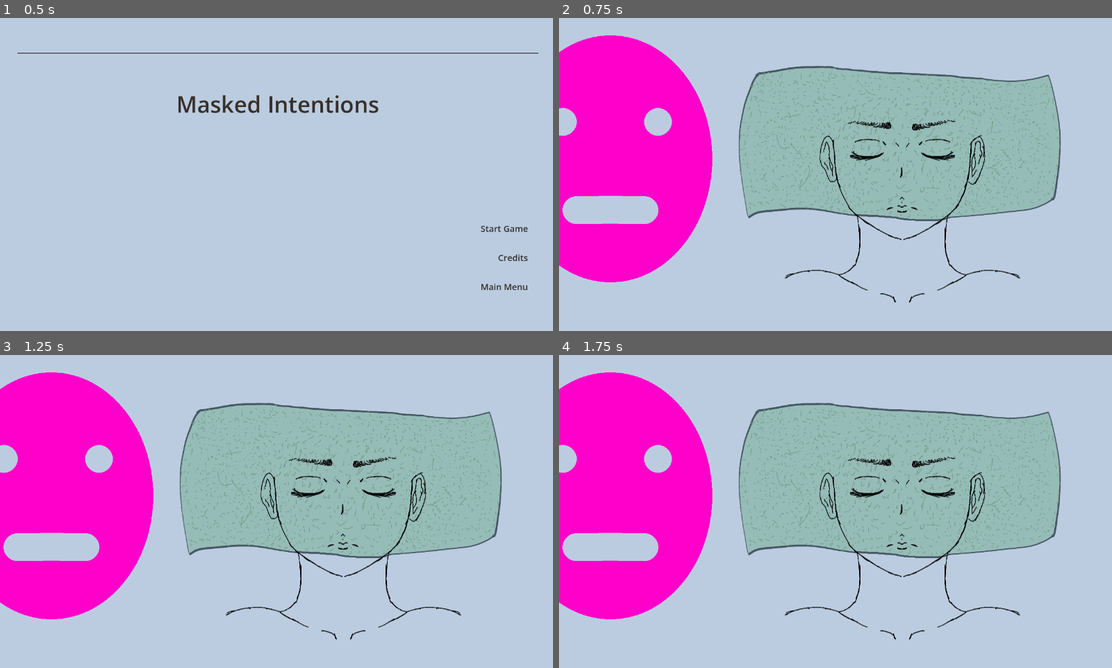
Above: before the commit, frames 1-4 (two rows, left to right).
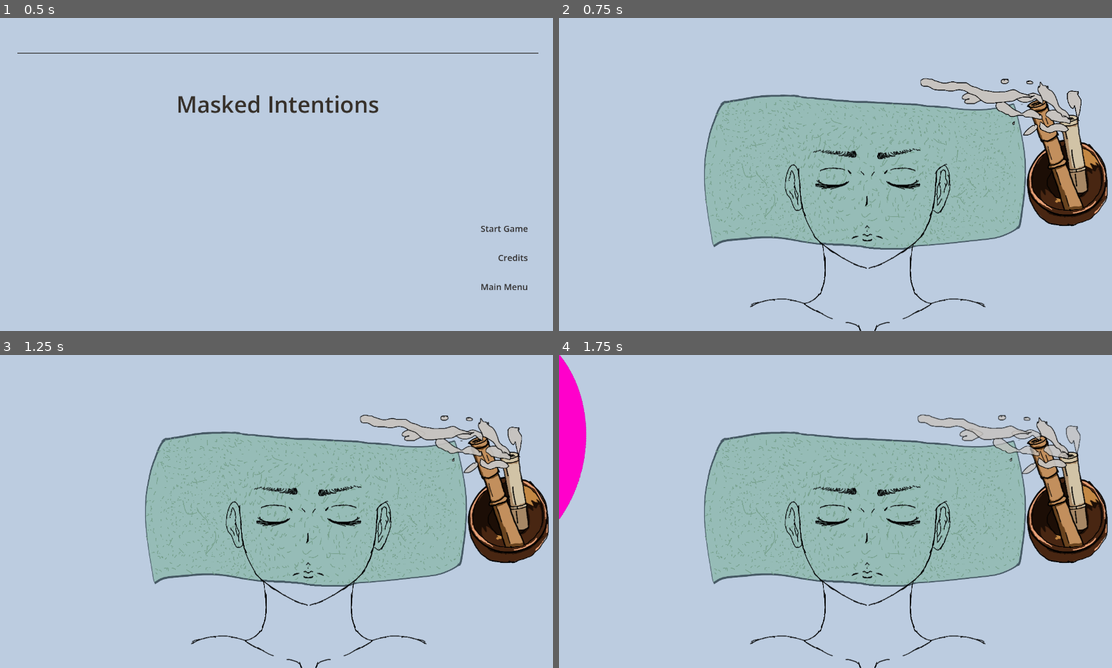
Above: after the commit, the same moments.

Repository: ericdsw/GameJam2026
Game: Godot game, scene res://Game.tscn
The game is run twice, just before and just after one commit, with the same random seed, the same clock (stepped at 60 frames per second) and the same inputs.
Inputs (mouse positions are in pixels of both pictures, inside the frame that each line leads up to):
- Up to frame 1 (0.5 s): no input
- Up to frame 2 (0.75 s): tap Enter at 0.5 s; drag from (1001, 227) to (890, 105) at 0.52 s
- Up to frame 3 (1.25 s): no input
- Up to frame 4 (1.75 s): click (608, 495) at 1.27 s

Frame 1 is identical in both runs. In frame 2, 38% of the frame differs, in the area x 0-100%, y 5-100%; in frame 3, 38%; in frame 4, 37%.

Commit message:
Added incense, updated some properties of the mask scene

Diff:
--- a/Objects/Mask/Mask.gd
+++ b/Objects/Mask/Mask.gd
@@ -1,5 +1,12 @@
 class_name Mask
 extends Node2D
+
+
+@export var shadow_texture_rect: TextureRect
+@export var mask_texture_button: TextureButton
+
+
+var draggable := false
 
 
 var _dragging := false
@@ -7,27 +14,49 @@
 var _initial_drag_self_pos := Vector2.ZERO
 
 
-func _on_sprite_2d_gui_input(event: InputEvent) -> void:
-	if event is InputEventMouseButton:
-		if event.button_index == MOUSE_BUTTON_LEFT and !_dragging and event.is_pressed():
-			_dragging = true
-			_initial_drag_position = get_global_mouse_position()
-			_initial_drag_self_pos = global_position
-		elif event.button_index == MOUSE_BUTTON_LEFT and _dragging and !event.is_pressed():
-			_dragging = false
-	elif event is InputEventMouseMotion:
-		if _dragging:
-			var _movement_vector := get_global_mouse_position() - _initial_drag_position
-			global_position = _initial_drag_self_pos + _movement_vector
+var _size_tween : Tween = null
+var _mask_initial_position := Vector2.ZERO
+
+
+signal dropped()
+
+
+func _ready() -> void:
+	_mask_initial_position = shadow_texture_rect.position
+
+
+func _process(_delta: float) -> void:
+	if _dragging:
+		var _movement_vector := get_global_mouse_position() - _initial_drag_position
+		global_position = _initial_drag_self_pos + _movement_vector
 
 
 func _on_sprite_2d_button_down() -> void:
-	_dragging = true
-	_initial_drag_position = get_global_mouse_position()
-	_initial_drag_self_pos = global_position
+	if draggable:
+		_dragging = true
+		_initial_drag_position = get_global_mouse_position()
+		_initial_drag_self_pos = global_position
+		if _size_tween != null:
+			_size_tween.kill()
+		_size_tween = create_tween()
+		_size_tween.tween_property(shadow_texture_rect, "scale", Vector2.ONE * 1.1, 0.1)
+		_size_tween.parallel()\
+				.tween_property(mask_texture_button, "scale", Vector2.ONE * 1.05, 0.1)
+		_size_tween.parallel()\
+				.tween_property(mask_texture_button, "position", _mask_initial_position + Vector2.ONE * 10, 0.1)
 
 
 func _on_sprite_2d_button_up() -> void:
-	_dragging = false
-	_initial_drag_position = Vector2.ZERO
-	_initial_drag_self_pos = Vector2.ZERO
+	if draggable:
+		_dragging = false
+		_initial_drag_position = Vector2.ZERO
+		_initial_drag_self_pos = Vector2.ZERO
+		if _size_tween != null:
+			_size_tween.kill()
+		_size_tween = create_tween()
+		_size_tween.tween_property(shadow_texture_rect, "scale", Vector2.ONE, 0.1)
+		_size_tween.parallel()\
+				.tween_property(mask_texture_button, "scale", Vector2.ONE, 0.1)
+		_size_tween.tween_callback(func(): dropped.emit())
+		_size_tween.parallel()\
+				.tween_property(mask_texture_button, "position", _mask_initial_position, 0.1)
--- a/Objects/Mask/Mask.tscn
+++ b/Objects/Mask/Mask.tscn
@@ -4,14 +4,26 @@
 [ext_resource type="Texture2D" uid="uid://ds4m6ed0n4g6x" path="res://Resources/Images/Face/mask.png" id="2_3kh16"]
 [ext_resource type="BitMap" uid="uid://lf7vi41k8kgl" path="res://mask_click_mask.png" id="3_3kh16"]
 
-[node name="Mask" type="Node2D" unique_id=775272652]
+[node name="Mask" type="Node2D" unique_id=775272652 node_paths=PackedStringArray("shadow_texture_rect", "mask_texture_button")]
 script = ExtResource("1_uxyop")
+shadow_texture_rect = NodePath("MaskSpriteShadow")
+mask_texture_button = NodePath("MaskSprite")
 
-[node name="Sprite2D" type="TextureButton" parent="." unique_id=1015226943]
+[node name="MaskSpriteShadow" type="TextureRect" parent="." unique_id=1415725889]
+modulate = Color(0, 0, 0, 0.6117647)
 offset_left = -244.0
 offset_top = -294.0
 offset_right = 245.0
 offset_bottom = 294.0
+pivot_offset = Vector2(244, 294)
+texture = ExtResource("2_3kh16")
+
+[node name="MaskSprite" type="TextureButton" parent="." unique_id=1015226943]
+offset_left = -244.0
+offset_top = -294.0
+offset_right = 245.0
+offset_bottom = 294.0
+pivot_offset = Vector2(244, 294)
 texture_normal = ExtResource("2_3kh16")
 texture_pressed = ExtResource("2_3kh16")
 texture_hover = ExtResource("2_3kh16")
@@ -19,6 +31,5 @@
 texture_focused = ExtResource("2_3kh16")
 texture_click_mask = ExtResource("3_3kh16")
 
-[connection signal="button_down" from="Sprite2D" to="." method="_on_sprite_2d_button_down"]
-[connection signal="button_up" from="Sprite2D" to="." method="_on_sprite_2d_button_up"]
-[connection signal="gui_input" from="Sprite2D" to="." method="_on_sprite_2d_gui_input"]
+[connection signal="button_down" from="MaskSprite" to="." method="_on_sprite_2d_button_down"]
+[connection signal="button_up" from="MaskSprite" to="." method="_on_sprite_2d_button_up"]
--- /dev/null
+++ b/Objects/Props/Incense/Incense.gd
@@ -0,0 +1,47 @@
+@tool
+class_name Incense
+extends Sprite2D
+
+
+@export var smokes : Array[Smoke]
+@export var regular_smoke_color := Color.WHITE
+@export var mystical_smoke_color := Color.WHITE
+@export var mystical := false:
+	set(new_val):
+		mystical = new_val
+		if mystical:
+			make_mystical(1.0)
+		else:
+			make_normal(1.0)
+
+
+var _color_swap_tween : Tween = null
+
+
+func _ready() -> void:
+	if mystical:
+		make_mystical(0.0)
+	else:
+		make_normal(0.0)
+
+
+func make_normal(duration := 0.0) -> void:
+	if _color_swap_tween != null:
+		_color_swap_tween.kill()
+	_color_swap_tween = create_tween()
+	_color_swap_tween.tween_interval(duration)
+	for smoke in smokes:
+		_color_swap_tween.parallel()\
+				.tween_property(smoke, "smoke_color", regular_smoke_color, duration)
+	_color_swap_tween.parallel().tween_property(self, "self_modulate", Color.WHITE, duration)
+
+
+func make_mystical(duration := 0.0) -> void:
+	if _color_swap_tween != null:
+		_color_swap_tween.kill()
+	_color_swap_tween = create_tween()
+	_color_swap_tween.tween_interval(duration)
+	for smoke in smokes:
+		_color_swap_tween.parallel()\
+				.tween_property(smoke, "smoke_color", mystical_smoke_color, duration)
+	_color_swap_tween.parallel().tween_property(self, "self_modulate", mystical_smoke_color, duration)
--- /dev/null
+++ b/Objects/Props/Incense/Incense.tscn
@@ -0,0 +1,63 @@
+[gd_scene format=3 uid="uid://cgvxhele8ddbe"]
+
+[ext_resource type="Texture2D" uid="uid://1wahj1xmxlsc" path="res://Resources/Images/Elements/incense.png" id="1_eiycp"]
+[ext_resource type="Script" uid="uid://b5ovl38dru1h1" path="res://Objects/Props/Incense/Incense.gd" id="2_r3geb"]
+[ext_resource type="PackedScene" uid="uid://u7fmwrpsxyl7" path="res://Objects/Props/Incense/Smoke/Instances/smoke_1.tscn" id="3_gxh4d"]
+[ext_resource type="PackedScene" uid="uid://v85ioxta361l" path="res://Objects/Props/Incense/Smoke/Instances/smoke_2.tscn" id="4_7e7ug"]
+[ext_resource type="PackedScene" uid="uid://bmyl25gbwahni" path="res://Objects/Props/Incense/Smoke/Instances/smoke_3.tscn" id="5_yh1ud"]
+[ext_resource type="PackedScene" uid="uid://bcakc17odycgx" path="res://Objects/Props/Incense/Smoke/Instances/smoke_4.tscn" id="6_5jm5r"]
+[ext_resource type="PackedScene" uid="uid://bfvjrwji3imws" path="res://Objects/Props/Incense/Smoke/Instances/smoke_5.tscn" id="7_obuuk"]
+[ext_resource type="PackedScene" uid="uid://byh7enudh0e26" path="res://Objects/Props/Incense/Smoke/Instances/smoke_6.tscn" id="8_if6b6"]
+[ext_resource type="PackedScene" uid="uid://bx3blmh86cco2" path="res://Objects/Props/Incense/Smoke/Instances/smoke_7.tscn" id="9_gyjsi"]
+[ext_resource type="PackedScene" uid="uid://ckn1q117a6423" path="res://Objects/Props/Incense/Smoke/Instances/smoke_8.tscn" id="10_xomo1"]
+
+[sub_resource type="AtlasTexture" id="AtlasTexture_r3geb"]
+atlas = ExtResource("1_eiycp")
+region = Rect2(0, 0, 205.11, 334.966)
+
+[node name="Incense" type="Sprite2D" unique_id=768750567 node_paths=PackedStringArray("smokes")]
+texture = SubResource("AtlasTexture_r3geb")
+script = ExtResource("2_r3geb")
+smokes = [NodePath("Smoke_1"), NodePath("Smoke_2"), NodePath("smoke_3"), NodePath("smoke_4"), NodePath("smoke_5"), NodePath("smoke_6"), NodePath("smoke_7"), NodePath("smoke_8")]
+regular_smoke_color = Color(0.7784455, 0.7784455, 0.7784455, 1)
+mystical_smoke_color = Color(0.78335994, 0.51839995, 0.96, 1)
+
+[node name="Smoke_1" parent="." unique_id=542441916 instance=ExtResource("3_gxh4d")]
+position = Vector2(-185, -132)
+smoke_color = Color(0.7784455, 0.7784455, 0.7784455, 1)
+animate_in_editor = true
+
+[node name="Smoke_2" parent="." unique_id=874851961 instance=ExtResource("4_7e7ug")]
+position = Vector2(0, -54)
+smoke_color = Color(0.7784455, 0.7784455, 0.7784455, 1)
+animate_in_editor = true
+
+[node name="smoke_3" parent="." unique_id=1047280089 instance=ExtResource("5_yh1ud")]
+position = Vector2(-56, -90)
+smoke_color = Color(0.7784455, 0.7784455, 0.7784455, 1)
+animate_in_editor = true
+
+[node name="smoke_4" parent="." unique_id=72132108 instance=ExtResource("6_5jm5r")]
+position = Vector2(29, -80)
+smoke_color = Color(0.7784455, 0.7784455, 0.7784455, 1)
+animate_in_editor = true
+
+[node name="smoke_5" parent="." unique_id=1799984719 instance=ExtResource("7_obuuk")]
+position = Vector2(-73, -136)
+smoke_color = Color(0.7784455, 0.7784455, 0.7784455, 1)
+animate_in_editor = true
+
+[node name="smoke_6" parent="." unique_id=103485385 instance=ExtResource("8_if6b6")]
+position = Vector2(8, -71)
+smoke_color = Color(0.7784455, 0.7784455, 0.7784455, 1)
+animate_in_editor = true
+
+[node name="smoke_7" parent="." unique_id=1052656965 instance=ExtResource("9_gyjsi")]
+position = Vector2(-64, -72)
+smoke_color = Color(0.7784455, 0.7784455, 0.7784455, 1)
+animate_in_editor = true
+
+[node name="smoke_8" parent="." unique_id=1181885362 instance=ExtResource("10_xomo1")]
+position = Vector2(7, -81)
+smoke_color = Color(0.7784455, 0.7784455, 0.7784455, 1)
+animate_in_editor = true
--- /dev/null
+++ b/Objects/Props/Incense/Smoke/Instances/smoke_1.tscn
@@ -0,0 +1,14 @@
+[gd_scene format=3 uid="uid://u7fmwrpsxyl7"]
+
+[ext_resource type="PackedScene" uid="uid://befc3jb3p45ck" path="res://Objects/Props/Incense/Smoke/Smoke.tscn" id="1_stt4y"]
+
+[node name="Smoke_1" unique_id=542441916 instance=ExtResource("1_stt4y")]
+animate_in_editor = false
+
+[node name="Smoke" parent="." index="0" unique_id=301029908]
+self_modulate = Color(1, 1, 1, 1)
+position = Vector2(0, 0)
+offset = Vector2(-66, -30)
+
+[node name="ApparentMotion" parent="." index="1" unique_id=843744320]
+target_position = Vector2(-77, -9)
--- /dev/null
+++ b/Objects/Props/Incense/Smoke/Instances/smoke_2.tscn
@@ -0,0 +1,19 @@
+[gd_scene format=3 uid="uid://v85ioxta361l"]
+
+[ext_resource type="PackedScene" uid="uid://befc3jb3p45ck" path="res://Objects/Props/Incense/Smoke/Smoke.tscn" id="1_o5gta"]
+[ext_resource type="Texture2D" uid="uid://1wahj1xmxlsc" path="res://Resources/Images/Elements/incense.png" id="2_0hof6"]
+
+[sub_resource type="AtlasTexture" id="AtlasTexture_g00sh"]
+atlas = ExtResource("2_0hof6")
+region = Rect2(336, 42, 71, 37)
+
+[node name="Smoke_2" unique_id=542441916 instance=ExtResource("1_o5gta")]
+
+[node name="Smoke" parent="." index="0" unique_id=301029908]
+texture = SubResource("AtlasTexture_g00sh")
+offset = Vector2(-65, -30)
+flip_h = true
+flip_v = true
+
+[node name="ApparentMotion" parent="." index="1" unique_id=843744320]
+target_position = Vector2(-73, -24)
--- /dev/null
+++ b/Objects/Props/Incense/Smoke/Instances/smoke_3.tscn
@@ -0,0 +1,17 @@
+[gd_scene format=3 uid="uid://bmyl25gbwahni"]
+
+[ext_resource type="PackedScene" uid="uid://befc3jb3p45ck" path="res://Objects/Props/Incense/Smoke/Smoke.tscn" id="1_vpxux"]
+[ext_resource type="Texture2D" uid="uid://1wahj1xmxlsc" path="res://Resources/Images/Elements/incense.png" id="2_x6klt"]
+
+[sub_resource type="AtlasTexture" id="AtlasTexture_nlm2o"]
+atlas = ExtResource("2_x6klt")
+region = Rect2(292, 44, 114, 75)
+
+[node name="smoke_3" unique_id=542441916 instance=ExtResource("1_vpxux")]
+
+[node name="Smoke" parent="." index="0" unique_id=301029908]
+texture = SubResource("AtlasTexture_nlm2o")
+offset = Vector2(-109, -54)
+
+[node name="ApparentMotion" parent="." index="1" unique_id=843744320]
+target_position = Vector2(-91, -32)
--- /dev/null
+++ b/Objects/Props/Incense/Smoke/Instances/smoke_4.tscn
@@ -0,0 +1,17 @@
+[gd_scene format=3 uid="uid://bcakc17odycgx"]
+
+[ext_resource type="PackedScene" uid="uid://befc3jb3p45ck" path="res://Objects/Props/Incense/Smoke/Smoke.tscn" id="1_smkqc"]
+[ext_resource type="Texture2D" uid="uid://1wahj1xmxlsc" path="res://Resources/Images/Elements/incense.png" id="2_yamlx"]
+
+[sub_resource type="AtlasTexture" id="AtlasTexture_m52jg"]
+atlas = ExtResource("2_yamlx")
+region = Rect2(418, 44, 57, 75)
+
+[node name="smoke_4" unique_id=542441916 instance=ExtResource("1_smkqc")]
+
+[node name="Smoke" parent="." index="0" unique_id=301029908]
+texture = SubResource("AtlasTexture_m52jg")
+offset = Vector2(-48, -73)
+
+[node name="ApparentMotion" parent="." index="1" unique_id=843744320]
+target_position = Vector2(-20, -77)
--- /dev/null
+++ b/Objects/Props/Incense/Smoke/Instances/smoke_5.tscn
@@ -0,0 +1,17 @@
+[gd_scene format=3 uid="uid://bfvjrwji3imws"]
+
+[ext_resource type="PackedScene" uid="uid://befc3jb3p45ck" path="res://Objects/Props/Incense/Smoke/Smoke.tscn" id="1_kjdkd"]
+[ext_resource type="Texture2D" uid="uid://1wahj1xmxlsc" path="res://Resources/Images/Elements/incense.png" id="2_qx5d7"]
+
+[sub_resource type="AtlasTexture" id="AtlasTexture_io3el"]
+atlas = ExtResource("2_qx5d7")
+region = Rect2(32, 339, 285, 80)
+
+[node name="smoke_5" unique_id=542441916 instance=ExtResource("1_kjdkd")]
+
+[node name="Smoke" parent="." index="0" unique_id=301029908]
+texture = SubResource("AtlasTexture_io3el")
+offset = Vector2(-279, -60)
+
+[node name="ApparentMotion" parent="." index="1" unique_id=843744320]
+target_position = Vector2(-100, -6)
--- /dev/null
+++ b/Objects/Props/Incense/Smoke/Instances/smoke_6.tscn
@@ -0,0 +1,17 @@
+[gd_scene format=3 uid="uid://byh7enudh0e26"]
+
+[ext_resource type="PackedScene" uid="uid://befc3jb3p45ck" path="res://Objects/Props/Incense/Smoke/Smoke.tscn" id="1_a28o0"]
+[ext_resource type="Texture2D" uid="uid://1wahj1xmxlsc" path="res://Resources/Images/Elements/incense.png" id="2_hwecy"]
+
+[sub_resource type="AtlasTexture" id="AtlasTexture_eooxr"]
+atlas = ExtResource("2_hwecy")
+region = Rect2(184, 426, 65, 46)
+
+[node name="smoke_6" unique_id=542441916 instance=ExtResource("1_a28o0")]
+
+[node name="Smoke" parent="." index="0" unique_id=301029908]
+texture = SubResource("AtlasTexture_eooxr")
+offset = Vector2(-60, -37)
+
+[node name="ApparentMotion" parent="." index="1" unique_id=843744320]
+target_position = Vector2(-71, -35)
--- /dev/null
+++ b/Objects/Props/Incense/Smoke/Instances/smoke_7.tscn
@@ -0,0 +1,17 @@
+[gd_scene format=3 uid="uid://bx3blmh86cco2"]
+
+[ext_resource type="PackedScene" uid="uid://befc3jb3p45ck" path="res://Objects/Props/Incense/Smoke/Smoke.tscn" id="1_l1qa2"]
+[ext_resource type="Texture2D" uid="uid://1wahj1xmxlsc" path="res://Resources/Images/Elements/incense.png" id="2_novfw"]
+
+[sub_resource type="AtlasTexture" id="AtlasTexture_6ywj8"]
+atlas = ExtResource("2_novfw")
+region = Rect2(250, 417, 39, 34)
+
+[node name="smoke_7" unique_id=542441916 instance=ExtResource("1_l1qa2")]
+
+[node name="Smoke" parent="." index="0" unique_id=301029908]
+texture = SubResource("AtlasTexture_6ywj8")
+offset = Vector2(-38, 0)
+
+[node name="ApparentMotion" parent="." index="1" unique_id=843744320]
+target_position = Vector2(-47, 38)
--- /dev/null
+++ b/Objects/Props/Incense/Smoke/Instances/smoke_8.tscn
@@ -0,0 +1,17 @@
+[gd_scene format=3 uid="uid://ckn1q117a6423"]
+
+[ext_resource type="PackedScene" uid="uid://befc3jb3p45ck" path="res://Objects/Props/Incense/Smoke/Smoke.tscn" id="1_frpc8"]
+[ext_resource type="Texture2D" uid="uid://1wahj1xmxlsc" path="res://Resources/Images/Elements/incense.png" id="2_5hnbc"]
+
+[sub_resource type="AtlasTexture" id="AtlasTexture_yyecl"]
+atlas = ExtResource("2_5hnbc")
+region = Rect2(319, 333, 86, 104)
+
+[node name="smoke_8" unique_id=542441916 instance=ExtResource("1_frpc8")]
+
+[node name="Smoke" parent="." index="0" unique_id=301029908]
+texture = SubResource("AtlasTexture_yyecl")
+offset = Vector2(-79, -98)
+
+[node name="ApparentMotion" parent="." index="1" unique_id=843744320]
+target_position = Vector2(-59, -63)
--- /dev/null
+++ b/Objects/Props/Incense/Smoke/Smoke.gd
@@ -0,0 +1,84 @@
+@tool
+class_name Smoke
+extends Node2D
+
+
+@export var smoke_sprite: Sprite2D
+@export var apparent_motion_raycast: RayCast2D
+@export var smoke_color := Color.WHITE:
+	set(new_val):
+		smoke_color = new_val
+		_sync_smoke_color.call_deferred()
+@export var animate_in_editor := false:
+	set(new_val):
+		animate_in_editor = new_val
+		_sync_animate_in_editor.call_deferred()
+
+
+var _visibility_tween : Tween = null
+var _initial_position := Vector2.ZERO
+
+
+func _ready() -> void:
+
+	_sync_smoke_color()
+
+	smoke_sprite.self_modulate.a = 0.0
+	_initial_position = Vector2.ZERO
+	if !Engine.is_editor_hint() or animate_in_editor:
+		_start()
+	else:
+		if _visibility_tween != null:
+			_visibility_tween.kill()
+		smoke_sprite.self_modulate.a = 1.0
+		smoke_sprite.position = _initial_position
+
+
+func _sync_animate_in_editor() -> void:
+	if animate_in_editor and Engine.is_editor_hint():
+		_start()
+	else:
+		if _visibility_tween != null:
+			_visibility_tween.kill()
+		smoke_sprite.self_modulate.a = 1.0
+		smoke_sprite.position = _initial_position
+
+
+func _start() -> void:
+	await create_tween().tween_interval(randf_range(0.0, 0.5)).finished
+	_phase_in_out()
+
+
+func _sync_smoke_color() -> void:
+	smoke_sprite.modulate = smoke_color
+
+
+func _phase_in_out() -> void:
+
+	if _visibility_tween != null:
+		_visibility_tween.kill()
+
+	smoke_sprite.position = _initial_position
+	reset_physics_interpolation()
+
+	var _random_duration := randf_range(0.9, 2.0)
+	var _max_modulate := randf_range(0.5, 1.0)
+	var _stay_duration := randf_range(0.3, 0.8)
+	var _hidden_duration := randf_range(0.2, 0.6)
+
+	var _movement_duration := _random_duration * 2.0 + _stay_duration
+	var _motion := apparent_motion_raycast.target_position.normalized().rotated(randf_range(-PI / 8.0, PI / 8.0))
+	var _final_pos : Vector2 = smoke_sprite.position + _motion * randf_range(12.0, 24.0)
+
+	_visibility_tween = create_tween()
+	_visibility_tween.set_loops()
+
+	_visibility_tween.tween_property(smoke_sprite, "self_modulate:a", _max_modulate, _random_duration)\
+			.set_trans(Tween.TRANS_SINE)\
+			.set_ease(Tween.EASE_IN)
+	_visibility_tween.parallel()\
+			.tween_property(smoke_sprite, "position", _final_pos, _movement_duration)\
+			.from(_initial_position)
+	_visibility_tween.parallel().tween_property(smoke_sprite, "self_modulate:a", 0.0, _random_duration)\
+			.set_delay(_random_duration + _stay_duration)
+	_visibility_tween.parallel().tween_interval(_hidden_duration + _random_duration + _stay_duration)
--- /dev/null
+++ b/Objects/Props/Incense/Smoke/Smoke.tscn
@@ -0,0 +1,21 @@
+[gd_scene format=3 uid="uid://befc3jb3p45ck"]
+
+[ext_resource type="Script" uid="uid://wvdj8cc0se3y" path="res://Objects/Props/Incense/Smoke/Smoke.gd" id="1_gph8t"]
+[ext_resource type="Texture2D" uid="uid://1wahj1xmxlsc" path="res://Resources/Images/Elements/incense.png" id="1_yxn2r"]
+
+[sub_resource type="AtlasTexture" id="AtlasTexture_nnmei"]
+atlas = ExtResource("1_yxn2r")
+region = Rect2(217.5, 40.240005, 69.04599, 65.004)
+
+[node name="Smoke" type="Node2D" unique_id=542441916 node_paths=PackedStringArray("smoke_sprite", "apparent_motion_raycast")]
+self_modulate = Color(1, 1, 1, 0)
+script = ExtResource("1_gph8t")
+smoke_sprite = NodePath("Smoke")
+apparent_motion_raycast = NodePath("ApparentMotion")
+
+[node name="Smoke" type="Sprite2D" parent="." unique_id=301029908]
+texture = SubResource("AtlasTexture_nnmei")
+centered = false
+
+[node name="ApparentMotion" type="RayCast2D" parent="." unique_id=843744320]
+visible = false
--- a/Screens/FaceScreen/FaceScreen.gd
+++ b/Screens/FaceScreen/FaceScreen.gd
@@ -1,2 +1,47 @@
 class_name FaceScreen
 extends BaseScreen
+
+
+enum States {
+	Idle,
+	DraggingMask,
+	WaitingBeforeJank,
+	Janking
+}
+
+
+@export var mask_scene: PackedScene
+@export var out_of_bounds_mask_start_position: Marker2D
+@export var mask_start_position: Marker2D
+
+
+var _current_state := States.Idle
+var _current_mask: Mask
+var _mask_enter_tween: Tween = null
+
+
+func _ready() -> void:
+	await create_tween().tween_interval(1.0).finished
+	_start_dragging_mask_state()
+
+
+func _start_round() -> void:
+	pass
+
+
+func _start_dragging_mask_state() -> void:
+
+	var _mask : Mask = mask_scene.instantiate()
+	_mask.global_position = out_of_bounds_mask_start_position.global_position
+	_mask.rotation = deg_to_rad(20.0)
+
+	add_child(_mask)
+	_current_mask = _mask
+
+	if _mask_enter_tween != null:
+		_mask_enter_tween.kill()
+	_mask_enter_tween = create_tween()\
+			.set_trans(Tween.TRANS_CUBIC).set_ease(Tween.EASE_OUT)
+	_mask_enter_tween.tween_property(_mask, "global_position", mask_start_position.global_position, 1.0)
+	_mask_enter_tween.parallel().tween_property(_mask, "rotation", 0.0, 1.0)
+	_mask_enter_tween.tween_callback(func(): _mask.draggable = true)
--- a/Screens/FaceScreen/FaceScreen.tscn
+++ b/Screens/FaceScreen/FaceScreen.tscn
@@ -4,8 +4,9 @@
 [ext_resource type="PackedScene" uid="uid://c3n2nt44q0jua" path="res://Objects/Face/Face.tscn" id="1_rnw1p"]
 [ext_resource type="Texture2D" uid="uid://c4k1cfifklqh6" path="res://Resources/Images/Elements/towel.png" id="2_8fhud"]
 [ext_resource type="PackedScene" uid="uid://csgwsfnk31gor" path="res://Objects/Mask/Mask.tscn" id="3_ubqpy"]
+[ext_resource type="PackedScene" uid="uid://cgvxhele8ddbe" path="res://Objects/Props/Incense/Incense.tscn" id="5_bohhc"]
 
-[node name="FaceScreen" type="Control" unique_id=32535975]
+[node name="FaceScreen" type="Control" unique_id=32535975 node_paths=PackedStringArray("out_of_bounds_mask_start_position", "mask_start_position")]
 layout_mode = 3
 anchors_preset = 15
 anchor_right = 1.0
@@ -13,6 +14,9 @@
 grow_horizontal = 2
 grow_vertical = 2
 script = ExtResource("1_35dty")
+mask_scene = ExtResource("3_ubqpy")
+out_of_bounds_mask_start_position = NodePath("OutOfBoundsMaskStartPosition")
+mask_start_position = NodePath("MaskStartPosition")
 metadata/_edit_lock_ = true
 
 [node name="Background" type="ColorRect" parent="." unique_id=1316918570]
@@ -25,11 +29,17 @@
 color = Color(0.7372549, 0.8, 0.8784314, 1)
 
 [node name="Towel" type="Sprite2D" parent="." unique_id=1807603197]
-position = Vector2(786.5, 299.5)
+position = Vector2(706.5, 365.5)
 texture = ExtResource("2_8fhud")
 
 [node name="Face" parent="." unique_id=880044491 instance=ExtResource("1_rnw1p")]
-position = Vector2(787.5, 426.5)
+position = Vector2(707.5, 492.5)
 
-[node name="Mask" parent="." unique_id=775272652 instance=ExtResource("3_ubqpy")]
-position = Vector2(118, 324)
+[node name="OutOfBoundsMaskStartPosition" type="Marker2D" parent="." unique_id=1071863705]
+position = Vector2(-344, 140)
+
+[node name="MaskStartPosition" type="Marker2D" parent="." unique_id=533221031]
+position = Vector2(58, 292)
+
+[node name="Incense" parent="." unique_id=768750567 instance=ExtResource("5_bohhc")]
+position = Vector2(1169, 315)
Not shown, added: Objects/Props/Incense/Incense.gd.uid
Not shown, added: Objects/Props/Incense/Smoke/Smoke.gd.uid
Binary file added: Resources/Images/Elements/incense.png
Not shown, added: Resources/Images/Elements/incense.png.import
